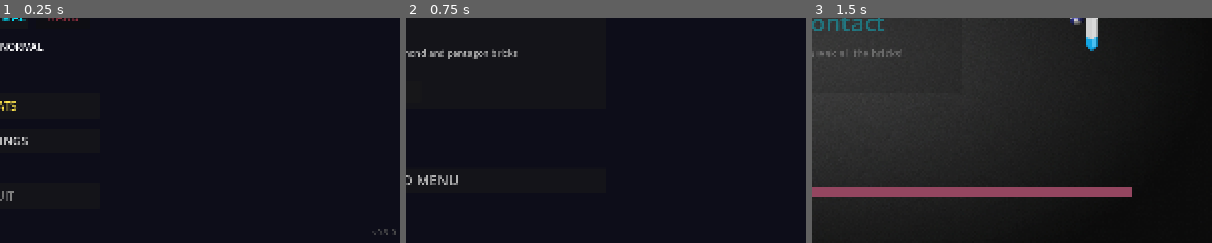
Above: before the commit, frames 1-3 (left to right).
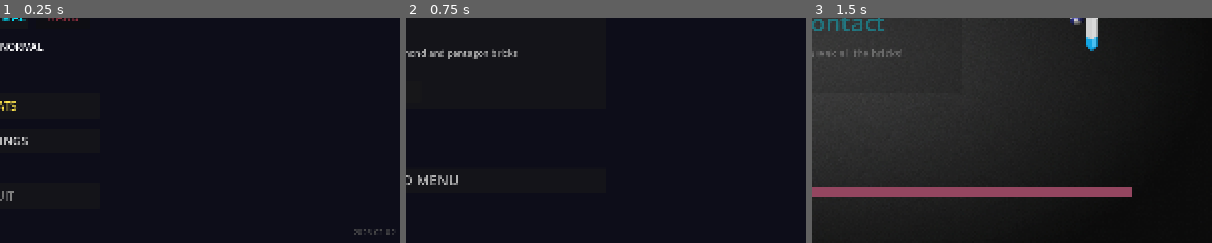
Above: after the commit, the same moments.

Repository: zepanv/zepball
Game: Godot game, scene res://scenes/ui/main_menu.tscn
The game is run twice, just before and just after one commit, with the same random seed, the same clock (stepped at 60 frames per second) and the same inputs.
Inputs:
- Up to frame 1 (0.25 s): no input
- Up to frame 2 (0.75 s): click "PLAY" at 0.5 s
- Up to frame 3 (1.5 s): click "PLAY SET" at 1.25 s
The pictures show only the part of the screen within x 50-100%, y 50-100%; the shares and areas given below are measured in that part.

The runs differ from the first frame. In frame 1, 0.1% of the frame differs, in the area x 88-99%, y 93-97%; in frame 2, nothing differs; in frame 3, nothing differs.

Commit message:
fix: improve bombs, power-up stacking, and music assets
Quality of Life:
- Stack timed power-up duration on duplicate pickups
- Main menu shows date-based version label

Code Improvements:
- Ensure bomb/bomb-ball explosions break nearby bricks reliably
- Stabilize square-brick bounce normals on top/side hits
- Prefer OGG music assets during discovery for exports

Documentation:
- Update README and system docs for audio and power-up changes

Co-Authored-By: Codex <codex@openai.com>

Diff:
--- a/scenes/ui/main_menu.tscn
+++ b/scenes/ui/main_menu.tscn
@@ -154,7 +154,7 @@
 grow_vertical = 0
 theme_override_colors/font_color = Color(0.3, 0.3, 0.3, 1)
 theme_override_font_sizes/font_size = 16
-text = "v0.3.0"
+text = "2026-02-02"
 horizontal_alignment = 2
 
 [connection signal="pressed" from="VBoxContainer/PlayButton" to="." method="_on_play_button_pressed"]
--- a/scripts/audio_manager.gd
+++ b/scripts/audio_manager.gd
@@ -227,21 +227,78 @@
 
 func _load_music_tracks() -> void:
 	music_tracks.clear()
-	var dir = DirAccess.open(MUSIC_DIR)
-	if dir == null:
-		push_warning("Music directory not found: " + MUSIC_DIR)
-		return
-	var files = dir.get_files()
+	var files = _list_music_files()
+	if files.is_empty():
+		push_warning("No music files found under: " + MUSIC_DIR)
+		return
 	files.sort()
 	for file_name in files:
-		if file_name.ends_with(".mp3") or file_name.ends_with(".ogg") or file_name.ends_with(".wav"):
-			var path = MUSIC_DIR + "/" + file_name
-			var id = file_name.get_basename()
-			music_tracks.append({
-				"id": id,
-				"path": path,
-				"stream": load(path)
-			})
+		var path = ""
+		if file_name.find(".") == -1:
+			for ext in ["mp3", "ogg", "wav"]:
+				var candidate = MUSIC_DIR + "/" + file_name + "." + ext
+				if ResourceLoader.exists(candidate):
+					path = candidate
+					break
+		else:
+			path = MUSIC_DIR + "/" + file_name
+		if path == "":
+			continue
+		var id = path.get_file().get_basename()
+		music_tracks.append({
+			"id": id,
+			"path": path,
+			"stream": load(path)
+		})
+
+func _list_music_files() -> Array:
+	var files: Array = []
+	if ResourceLoader.has_method("list_directory"):
+		var resource_files = ResourceLoader.list_directory(MUSIC_DIR)
+		if resource_files != null and resource_files.size() > 0:
+			files = resource_files
+	if files.is_empty():
+		var dir = DirAccess.open(MUSIC_DIR)
+		if dir == null:
+			push_warning("Music directory not found: " + MUSIC_DIR)
+			return []
+		files = dir.get_files()
+	var best_by_base: Dictionary = {}
+	for file_name in files:
+		if file_name.ends_with(".import"):
+			file_name = file_name.substr(0, file_name.length() - 7)
+		elif file_name.ends_with(".remap"):
+			file_name = file_name.substr(0, file_name.length() - 6)
+		var ext = ""
+		if file_name.ends_with(".mp3"):
+			ext = "mp3"
+		elif file_name.ends_with(".ogg"):
+			ext = "ogg"
+		elif file_name.ends_with(".wav"):
+			ext = "wav"
+		elif file_name.find(".") == -1:
+			ext = ""
+		else:
+			continue
+		var base = file_name if ext == "" else file_name.substr(0, file_name.length() - (ext.length() + 1))
+		if not best_by_base.has(base):
+			best_by_base[base] = ext
+			continue
+		var current_ext = best_by_base[base]
+		if current_ext == "ogg":
+			continue
+		if ext == "ogg":
+			best_by_base[base] = ext
+			continue
+		if current_ext == "mp3" and ext == "wav":
+			continue
+		if current_ext == "" and ext != "":
+			best_by_base[base] = ext
+	var cleaned: Array = []
+	for base in best_by_base.keys():
+		var ext = best_by_base[base]
+		cleaned.append(base if ext == "" else base + "." + ext)
+	return cleaned
 
 func _apply_saved_volumes() -> void:
 	AudioServer.set_bus_volume_db(AudioServer.get_bus_index("Music"), SaveManager.get_music_volume())
--- a/scripts/ball.gd
+++ b/scripts/ball.gd
@@ -407,12 +407,25 @@
 				collider.hit(old_velocity.normalized())
 			print("Ball passed through brick!")
 		else:
+			var bounce_normal = normal
+			if collider.has_method("_get_brick_shape") and collider._get_brick_shape() == "square":
+				var hit_pos = collision.get_position()
+				var offset = hit_pos - collider.global_position
+				if abs(offset.x) > abs(offset.y):
+					var x_sign = sign(offset.x)
+					if x_sign != 0:
+						bounce_normal = Vector2(x_sign, 0)
+				elif abs(offset.y) > abs(offset.x):
+					var y_sign = sign(offset.y)
+					if y_sign != 0:
+						bounce_normal = Vector2(0, y_sign)
 			# Normal bounce behavior
-			velocity = velocity.bounce(normal)
+			velocity = velocity.bounce(bounce_normal)
+			normal = bounce_normal
 			if is_unbreakable:
 				# Add a small random deflection to avoid edge hugging
 				velocity = velocity.rotated(deg_to_rad(randf_range(-12.0, 12.0)))
-				position += normal * (ball_radius * 0.6)
+				position += bounce_normal * (ball_radius * 0.6)
 			brick_hit.emit(collider)
 			if collider.has_method("hit"):
 				collider.hit(old_velocity.normalized())
@@ -721,13 +734,18 @@
 			continue
 		if brick.is_in_group("block_brick"):
 			continue
+		if "brick_type" in brick and brick.brick_type == BRICK_TYPE_UNBREAKABLE:
+			continue
 
 		# Check distance from impact point
 		var distance = brick.global_position.distance_to(impact_position)
 		if distance <= BOMB_RADIUS:
-			# Hit this brick with a fake velocity
-			if brick.has_method("hit"):
-				brick.hit(Vector2(-1, 0))  # Use left direction for consistency
+			# Break this brick with a fake velocity
+			if brick.has_method("break_brick"):
+				brick.break_brick(Vector2(-1, 0))  # Use left direction for consistency
+				destroyed_count += 1
+			elif brick.has_method("hit"):
+				brick.hit(Vector2(-1, 0))  # Fallback for safety
 				destroyed_count += 1
 
 	if destroyed_count > 0:
--- a/scripts/brick.gd
+++ b/scripts/brick.gd
@@ -379,13 +379,20 @@
 			continue
 		if brick == self:  # Don't count self
 			continue
+		if brick.is_in_group("block_brick"):
+			continue
+		if "brick_type" in brick and brick.brick_type == BrickType.UNBREAKABLE:
+			continue
 
 		# Check distance from this brick
 		var distance = brick.global_position.distance_to(global_position)
 		if distance <= BOMB_RADIUS:
-			# Hit this brick
-			if brick.has_method("hit"):
-				brick.hit(Vector2(-1, 0))  # Use left direction for consistency
+			# Break this brick
+			if brick.has_method("break_brick"):
+				brick.break_brick(Vector2(-1, 0))  # Use left direction for consistency
+				destroyed_count += 1
+			elif brick.has_method("hit"):
+				brick.hit(Vector2(-1, 0))  # Fallback for safety
 				destroyed_count += 1
 
 	if destroyed_count > 0:
--- a/scripts/main.gd
+++ b/scripts/main.gd
@@ -214,6 +214,7 @@
 			brick_container.add_child(brick)
 
 	print("Created test level with ", rows * cols, " bricks")
+
 
 func connect_brick_signals():
 	"""Connect all brick signals to game manager"""
--- a/scripts/power_up_manager.gd
+++ b/scripts/power_up_manager.gd
@@ -69,8 +69,12 @@
 
 	# If effect already active, refresh timer
 	if active_effects.has(type):
-		active_effects[type].time_remaining = duration
-		print("Refreshed power-up: ", PowerUpType.keys()[type])
+		if duration > 0.0:
+			active_effects[type].time_remaining += duration
+			print("Extended power-up: ", PowerUpType.keys()[type], " by ", duration, "s")
+		else:
+			active_effects[type].time_remaining = duration
+			print("Refreshed power-up: ", PowerUpType.keys()[type])
 	else:
 		# Add new effect
 		active_effects[type] = {
--- a/scripts/ui/main_menu.gd
+++ b/scripts/ui/main_menu.gd
@@ -94,6 +94,7 @@
 	print("Quit button pressed")
 	MenuController.quit_game()
 
+
 func _on_difficulty_changed(_new_difficulty):
 	"""Handle difficulty change signal"""
 	update_difficulty_display()
Not shown, changed: .agent/README.md
Not shown, changed: .agent/System/architecture.md
Not shown, changed: .agent/Tasks/Completed/audio-system.md
Not shown, changed: .agent/Tasks/Completed/power-ups.md
Not shown, changed: README.md
Not shown, changed: assets/audio/music/Zepball-01.mp3
Not shown, changed: assets/audio/music/Zepball-02.mp3
Not shown, changed: assets/audio/music/Zepball-03.mp3
Not shown, changed: assets/audio/music/Zepball-04.mp3
Not shown, added: assets/audio/music/zepball-01.ogg
Not shown, added: assets/audio/music/zepball-02.ogg
Not shown, added: assets/audio/music/zepball-03.ogg
(and 1 more such lines)
